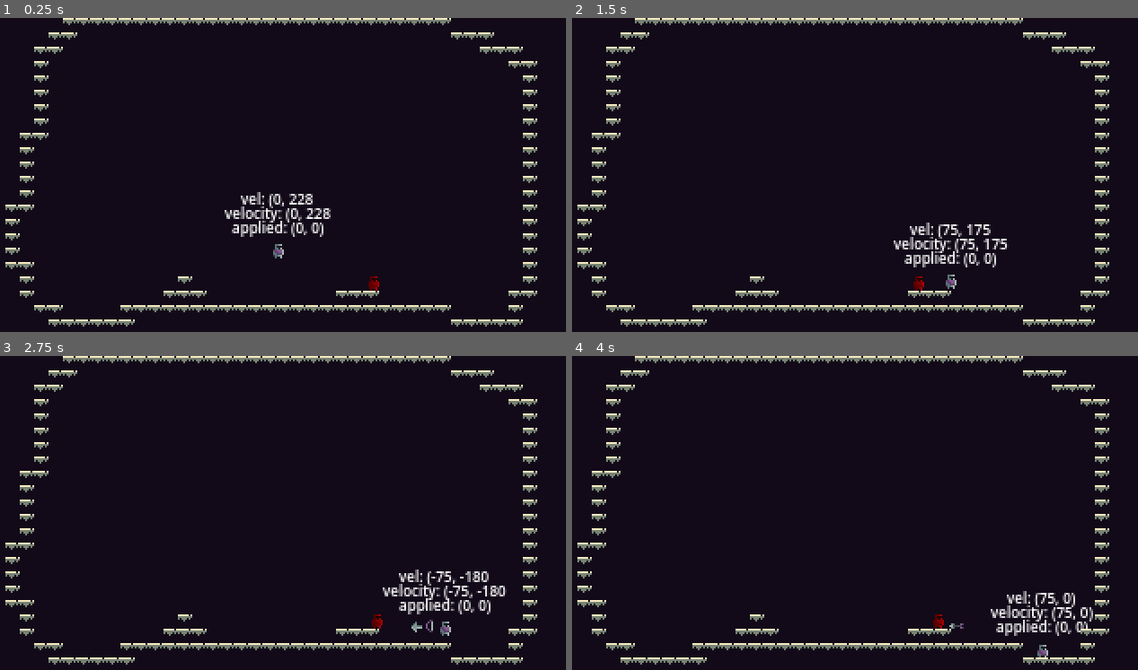
Above: before the commit, frames 1-4 (two rows, left to right).
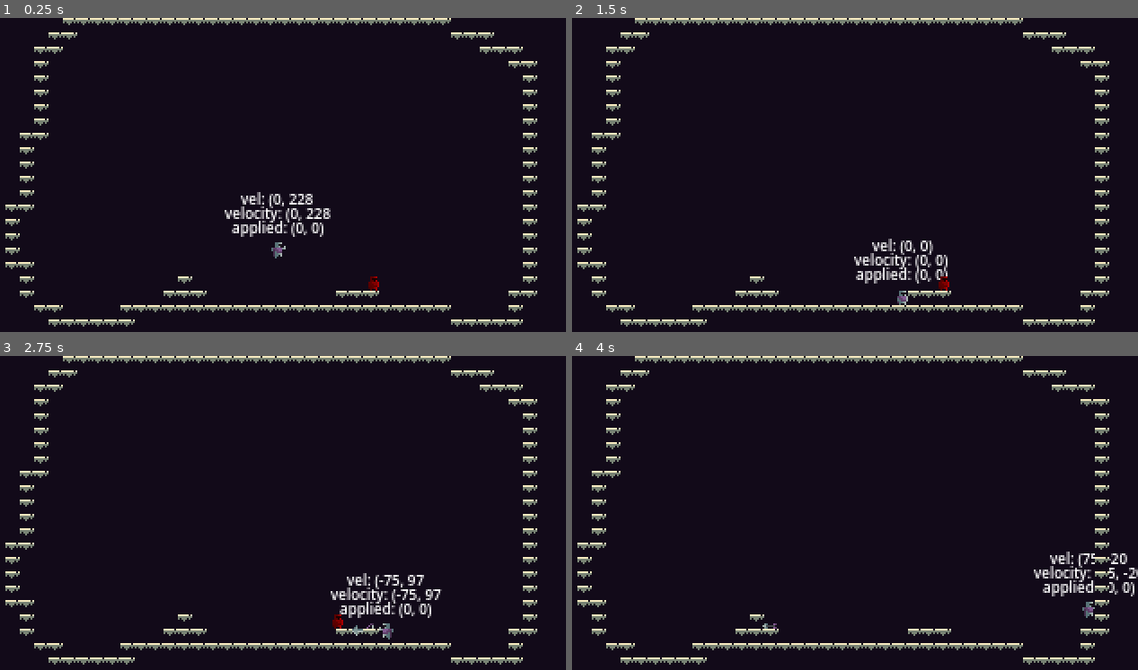
Above: after the commit, the same moments.

Repository: MadDevInc/Gladitta
Game: Godot game, scene res://ambiente_de_teste.tscn
Same seed, same stepped clock (60 frames per second), same inputs: the game is played once before the commit and once after it.
Inputs (mouse positions are in pixels of both pictures, inside the frame that each line leads up to):
- Up to frame 1 (0.25 s): no input
- Up to frame 2 (1.5 s): move the mouse to (979, 162) at 0.52 s; hold D (move_right) from 0.53 s (still down); tap Space (jump) at 0.6, 0.77, 1.07 s; move the mouse to (736, 196) at 1.27 s; click (736, 196) at 1.35 s
- Up to frame 3 (2.75 s): tap Space (jump) at 1.52, 1.55, 1.82, 2.3 s; move the mouse to (333, 447) at 2.02 s; release D (move_right) at 2.03 s; hold A (move_left) from 2.03 s (still down); hold , (shoot) from 2.03 s (still down)
- Up to frame 4 (4 s): move the mouse to (821, 582) at 2.77 s; release A (move_left) at 2.78 s; release , (shoot) at 2.78 s; hold D (move_right) from 2.78 s (still down); tap Space (jump) at 2.85, 3.02, 3.32, 3.77, 3.8 s; move the mouse to (1024, 566) at 3.52 s; click (1024, 566) at 3.6 s

The runs differ from the first frame. In frame 1, less than 0.1% of the frame differs, in the area x 47-51%, y 71-77%; in frame 2, 2.0%; in frame 3, 2.2%, in the area x 58-90%, y 68-91%; in frame 4, 2.0%.

Commit message:
Implemented Player Animations

Diff:
--- a/gladitta/Scenes/Characters/Enemy/enemy.gd
+++ b/gladitta/Scenes/Characters/Enemy/enemy.gd
@@ -17,12 +17,13 @@
 	if moving:
 		velocity.x = SPEED * direction
 
-		if $SlopeDetector.get_collider() == null and !is_switching:
-			is_switching = true
-			if direction == Directions.right:
-				direction = Directions.left
-			else:
-				direction = Directions.right
+		if $SlopeDetector.get_collider() == null or $RWallDetector.get_collider() != null or $LWallDetector.get_collider() != null:
+			if !is_switching:
+				is_switching = true
+				if direction == Directions.right:
+					direction = Directions.left
+				else:
+					direction = Directions.right
 
 		if $SlopeDetector.get_collider() != null and is_switching:
 			is_switching = false
@@ -30,6 +31,8 @@
 	move_and_slide()
 
 func _on_arrow_detector_body_entered(body: Node2D) -> void:
+	if body.is_in_group("Player"):
+		body.kill()
 	if body.is_in_group("Projectile"):
 		self.queue_free()
 
--- a/gladitta/Scenes/Characters/Enemy/enemy.tscn
+++ b/gladitta/Scenes/Characters/Enemy/enemy.tscn
@@ -43,6 +43,8 @@
 frame_progress = 0.998472
 
 [node name="ArrowDetector" type="Area2D" parent="."]
+collision_layer = 3
+collision_mask = 3
 
 [node name="CollisionShape2D" type="CollisionShape2D" parent="ArrowDetector"]
 shape = SubResource("RectangleShape2D_35430")
@@ -50,5 +52,11 @@
 [node name="SlopeDetector" type="RayCast2D" parent="."]
 target_position = Vector2(0, 6)
 
+[node name="RWallDetector" type="RayCast2D" parent="."]
+target_position = Vector2(5, 0)
+
+[node name="LWallDetector" type="RayCast2D" parent="."]
+target_position = Vector2(-5, 0)
+
 [connection signal="area_entered" from="ArrowDetector" to="." method="_on_arrow_detector_area_entered"]
 [connection signal="body_entered" from="ArrowDetector" to="." method="_on_arrow_detector_body_entered"]
--- a/gladitta/Scenes/Characters/Player/Arrow/arrow.gd
+++ b/gladitta/Scenes/Characters/Player/Arrow/arrow.gd
@@ -14,4 +14,5 @@
 	velocity = dir * SPEED * delta
 	collision = move_and_collide(velocity)
 	if collision != null:
-		set_process(false)
+		if collision.get_collider() is TileMapLayer:
+			dir = Vector2.ZERO
--- a/gladitta/Scenes/Characters/Player/Arrow/arrow.tscn
+++ b/gladitta/Scenes/Characters/Player/Arrow/arrow.tscn
@@ -4,11 +4,11 @@
 [ext_resource type="Script" path="res://Scenes/Characters/Player/Arrow/arrow.gd" id="1_u16h1"]
 
 [sub_resource type="RectangleShape2D" id="RectangleShape2D_4y2wk"]
-size = Vector2(6, 5)
+size = Vector2(6, 3)
 
 [node name="Arrow" type="CharacterBody2D" groups=["Projectile"]]
-collision_layer = 3
-collision_mask = 3
+collision_layer = 2
+collision_mask = 2
 script = ExtResource("1_u16h1")
 
 [node name="CollisionShape2D" type="CollisionShape2D" parent="."]
--- a/gladitta/Scenes/Characters/Player/player.gd
+++ b/gladitta/Scenes/Characters/Player/player.gd
@@ -12,12 +12,17 @@
 var arrow_scene = preload("res://Scenes/Characters/Player/Arrow/arrow.tscn")
 
 func _physics_process(delta: float) -> void:
+	print(direction)
 	$Label.text = "vel: " + str(velocity).pad_decimals(0)
 	$Label.text += "\nvelocity: " + str(velocity).pad_decimals(0)
 	$Label.text += "\napplied: " + str(applied_forces).pad_decimals(0)
 	if not is_on_floor():
 		velocity.y += GRAVITY * delta
 	else:
+		if velocity.x != 0.0:
+			$AnimatedSprite2D.play("run")
+		else:
+			$AnimatedSprite2D.play("idle")
 		applied_forces = Vector2.ZERO
 
 	if Input.is_action_just_pressed("jump") and is_on_floor():
@@ -45,6 +50,7 @@
 	else:
 		velocity.x = 0.0
 
+
 	if Input.is_action_pressed("move_down"):
 		move_sword("down")
 		direction = Vector2(0, 1)
@@ -61,7 +67,15 @@
 	elif Input.is_action_pressed("move_up") and Input.is_action_pressed("move_right"):
 		direction = Vector2(1, -1)
 
+	if direction.x == 1:
+		$AnimatedSprite2D.flip_h = false
+	elif direction.x == -1:
+		$AnimatedSprite2D.flip_h = true
+
 	$DirectionPivot.rotation_degrees = rad_to_deg(direction.angle())
+
+	if not is_on_floor():
+		$AnimatedSprite2D.play("jump")
 
 	velocity += applied_forces
 	applied_forces = lerp(applied_forces, Vector2.ZERO, 0.05)
@@ -74,7 +88,7 @@
 
 func _on_sword_body_entered(body: Node2D) -> void:
 	if body != self:
-		if $Sword.position.y == 0:
+		if $Sword.position.y == 0 and !is_on_floor():
 			launch(Vector2($Sword.position.x/8, 0.25))
 		else:
 			launch($Sword.position/8)
@@ -115,3 +129,6 @@
 		launch(Vector2(direction.x, 0.25))
 	else:
 		launch(direction)
+
+func kill():
+	get_tree().reload_current_scene()
--- a/gladitta/Scenes/Characters/Player/player.tscn
+++ b/gladitta/Scenes/Characters/Player/player.tscn
@@ -156,7 +156,7 @@
 "speed": 12.0
 }]
 
-[node name="Player" type="CharacterBody2D"]
+[node name="Player" type="CharacterBody2D" groups=["Player"]]
 script = ExtResource("1_1cf6x")
 
 [node name="CollisionShape2D" type="CollisionShape2D" parent="."]
--- a/gladitta/project.godot
+++ b/gladitta/project.godot
@@ -28,6 +28,7 @@
 
 Projectile=""
 Sword=""
+Player=""
 
 [input]
 
